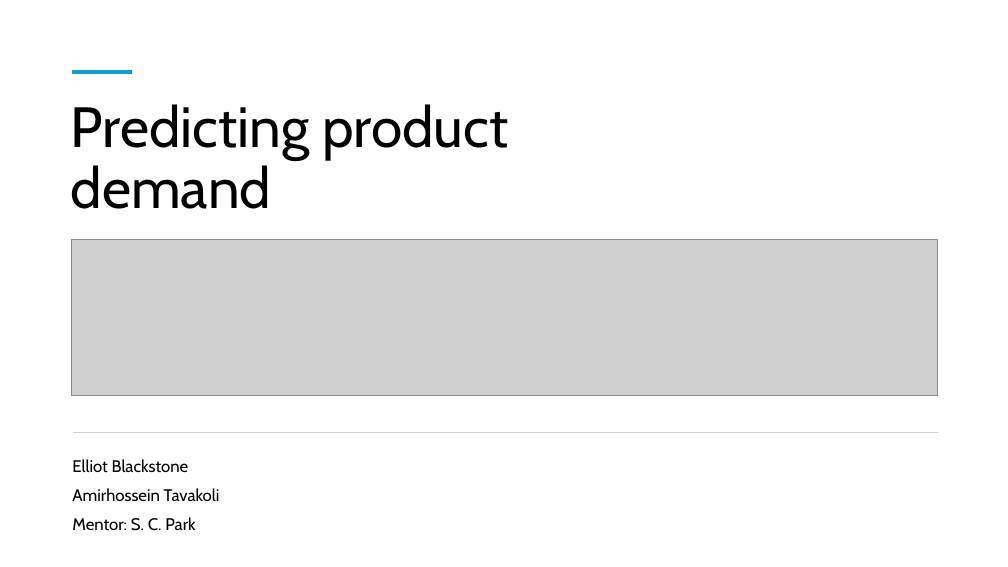
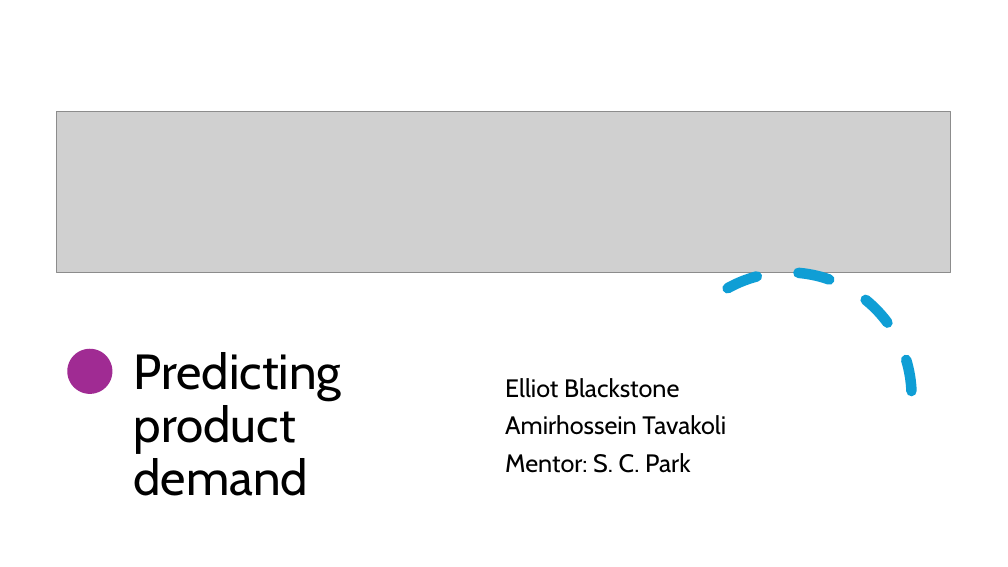
Before and after one commit to ElliotBlackstone/EWinter25_Product_Inventory, a slide deck: slide 1 of Predicting product demand.pptx. Drawn at 1008x567 pixels with LibreOffice and Linux fonts; fonts in the diff are those of the drawing; grey boxes stand for pictures. Boxes give left, top, right and bottom in pixels: in the first picture for what was removed or moved away, otherwise in the second. Text is boxed around its words. In the diff, an @@ line names an element or a change of style, - is before the commit and + after.

```diff
--- a/Predicting product demand.pptx
+++ b/Predicting product demand.pptx
@@ line removed from (72, 72) to (132, 72) @@
@@ picture: place and size @@
-picture at [72, 239, 938, 395]
+picture at [56, 111, 951, 272]
@@ arc (boxed as its full ellipse) added at [665, 272, 912, 520], outline #0F9ED5 10 pt dashed @@
@@ ellipse added at [67, 349, 113, 394], fill #A02B93 @@
@@ title "Predicting product demand": place and size @@
-title "Predicting product demand" at [71, 104, 508, 209]
+title "Predicting product demand" at [134, 352, 342, 496]
@@ title "Predicting product demand" at [134, 352, 342, 496]: size 54 to 47 pt; vertical alignment top to middle @@
@@ subtitle "Elliot Blackstone": place and size @@
-subtitle "Elliot Blackstone" at [72, 459, 220, 531]
+subtitle "Elliot Blackstone" at [505, 378, 726, 473]
@@ subtitle "Elliot Blackstone" at [505, 378, 726, 473]: size 16 to 24 pt; vertical alignment top to middle @@
@@ line removed from (73, 433) to (938, 433) @@
```
Also in this commit, not shown: 2 other slides changed, 1 slide added, 1 slide removed.
